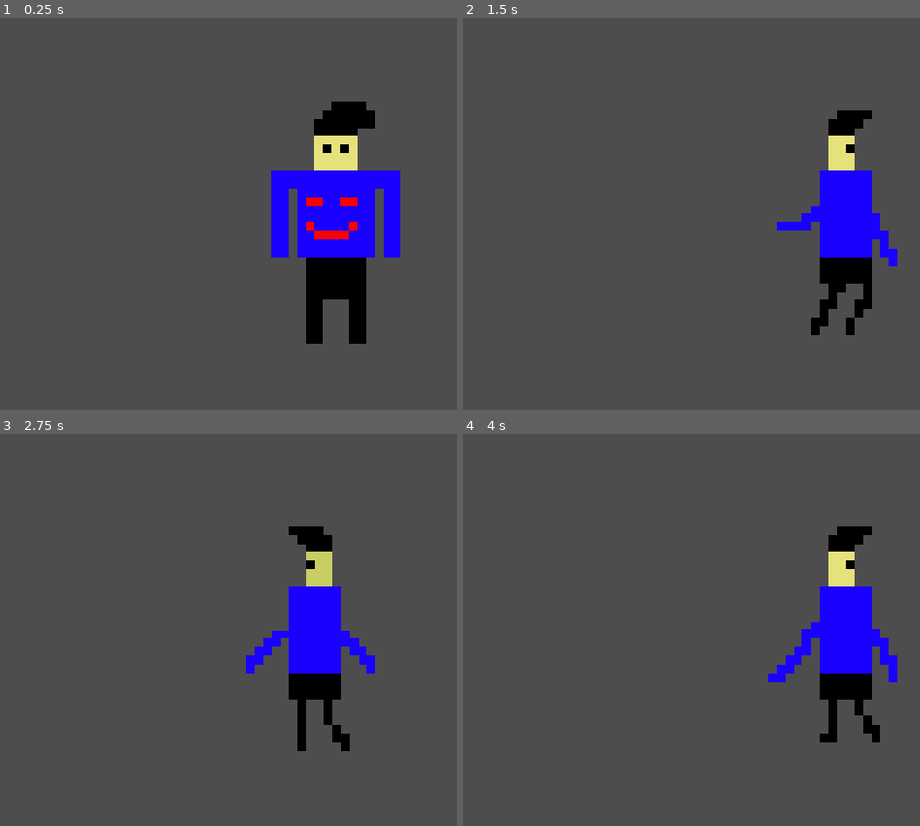
Above: before the commit, frames 1-4 (two rows, left to right).
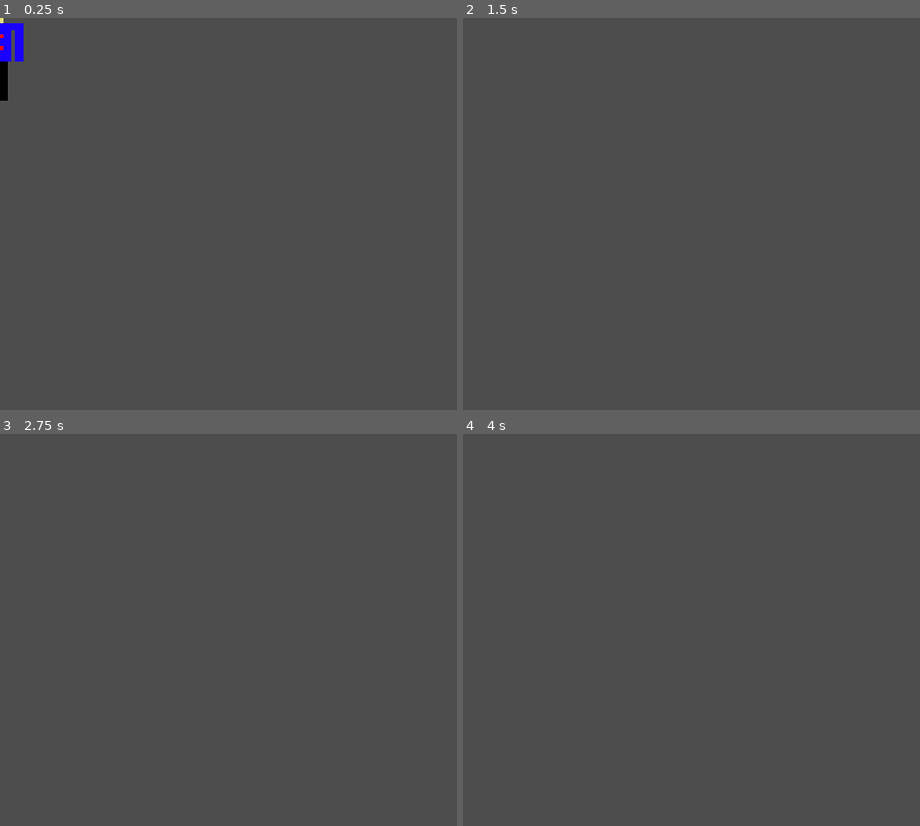
Above: after the commit, the same moments.

Repository: TheAbdullahSaleem/First-project-
Game: Godot game, scene res://scenes/player/character_body_2d.tscn
The game is run twice, just before and just after one commit, with the same random seed, the same clock (stepped at 60 frames per second) and the same inputs.
Inputs (mouse positions are in pixels of both pictures, inside the frame that each line leads up to):
- Up to frame 1 (0.25 s): no input
- Up to frame 2 (1.5 s): move the mouse to (outside the picture) at 0.52 s; hold D (right) from 0.53 s (still down); tap W (jump, bound only after the commit) at 0.6, 0.77, 1.07 s; move the mouse to (673, 233) at 1.27 s; click (673, 233) at 1.35 s
- Up to frame 3 (2.75 s): tap W (jump, bound only after the commit) at 1.52, 1.55, 1.82, 2.3 s; move the mouse to (420, 543) at 2.02 s; release D (right) at 2.03 s; hold A (left) from 2.03 s (still down); hold E (Interact) from 2.03 s (still down)
- Up to frame 4 (4 s): move the mouse to (778, 708) at 2.77 s; release A (left) at 2.78 s; release E (Interact) at 2.78 s; hold D (right) from 2.78 s (still down); tap W (jump, bound only after the commit) at 2.85, 3.02, 3.32, 3.77, 3.8 s; move the mouse to (outside the picture) at 3.52 s; press the mouse at (outside the picture) at 3.53 s

The runs differ from the first frame. In frame 1, 10% of the frame differs, in the area x 0-88%, y 0-84%; in frame 2, 5.6%; in frame 3, 5.5%; in frame 4, 5.6%.

Commit message:
character fixed

Diff:
--- a/project.godot
+++ b/project.godot
@@ -47,7 +47,7 @@
 , Object(InputEventKey,"resource_local_to_scene":false,"resource_name":"","device":-1,"window_id":0,"alt_pressed":false …(186 unchanged characters)…
 ]
 }
-up={
+jump={
 "deadzone": 0.2,
 "events": [Object(InputEventKey,"resource_local_to_scene":false,"resource_name":"","device":-1,"window_id":0,"alt_press …(192 unchanged characters)…
 , Object(InputEventKey,"resource_local_to_scene":false,"resource_name":"","device":-1,"window_id":0,"alt_pressed":false …(182 unchanged characters)…
--- a/scenes/player/character_body_2d.tscn
+++ b/scenes/player/character_body_2d.tscn
@@ -98,7 +98,7 @@
 }]
 
 [sub_resource type="RectangleShape2D" id="RectangleShape2D_body"]
-size = Vector2(20, 28)
+size = Vector2(65, 100)
 
 [sub_resource type="CircleShape2D" id="CircleShape2D_interact"]
 radius = 54.0
@@ -113,13 +113,8 @@
 autoplay = "stand"
 
 [node name="CollisionShape2D" type="CollisionShape2D" parent="." unique_id=1592935575]
-position = Vector2(0, 4)
+position = Vector2(0, 30)
 shape = SubResource("RectangleShape2D_body")
-
-[node name="Camera2D" type="Camera2D" parent="." unique_id=1143062197]
-zoom = Vector2(2.23, 2.23)
-position_smoothing_enabled = true
-position_smoothing_speed = 10.0
 
 [node name="Area2D" type="Area2D" parent="." unique_id=44242876]
 script = ExtResource("3_lxlh8")
--- a/scripts/Player/character_body_2d.gd
+++ b/scripts/Player/character_body_2d.gd
@@ -3,16 +3,32 @@
 var interactable_in_range = null
 
 const SPEED = 300.0
+const JUMP_VELOCITY = -500.0
+const GRAVITY = 1200.0
 
 @onready var anim = $AnimatedSprite2D
+
 
 func _ready() -> void:
 	if not $Area2D.area_entered.is_connected(_on_area_2d_area_entered):
 		$Area2D.area_entered.connect(_on_area_2d_area_entered)
+
 	if not $Area2D.area_exited.is_connected(_on_area_2d_area_exited):
 		$Area2D.area_exited.connect(_on_area_2d_area_exited)
 
+
 func _physics_process(delta: float) -> void:
+	# Gravity
+	if not is_on_floor():
+		velocity.y += GRAVITY * delta
+	else:
+		velocity.y = 0
+
+	# Jump
+	if Input.is_action_just_pressed("jump") and is_on_floor():
+		velocity.y = JUMP_VELOCITY
+
+	# Horizontal movement
 	var direction := Input.get_axis("left", "right")
 
 	if direction:
@@ -21,7 +37,9 @@
 		velocity.x = move_toward(velocity.x, 0, SPEED)
 
 	move_and_slide()
+
 	_update_animation(direction)
+
 
 func _update_animation(direction: float) -> void:
 	if direction > 0:
@@ -31,25 +49,31 @@
 	else:
 		anim.play("stand")
 
+
 func _on_area_2d_area_entered(area: Area2D) -> void:
 	if area is Interactable:
 		if interactable_in_range != null:
 			interactable_in_range.hide_prompt()
+
 		interactable_in_range = area as Interactable
 		interactable_in_range.show_prompt()
+
 
 func _on_area_2d_area_exited(area: Area2D) -> void:
 	if area == interactable_in_range:
 		interactable_in_range.hide_prompt()
 		interactable_in_range = null
 
+
 # Attack function
 func attack():
 	pass
+
 
 # Check for inputs
 func _input(event: InputEvent) -> void:
 	if event.is_action_pressed("Interact") and interactable_in_range != null:
 		interactable_in_range.interact()
+
 	if event.is_action_pressed("Attack"):
 		attack()
